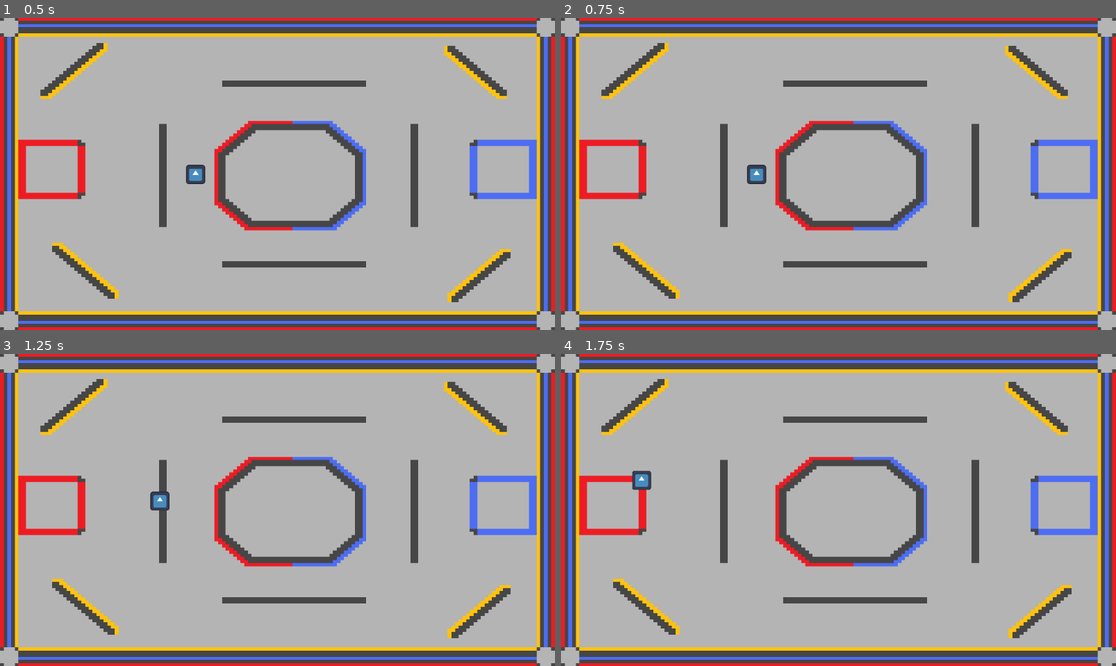
Above: before the commit, frames 1-4 (two rows, left to right).
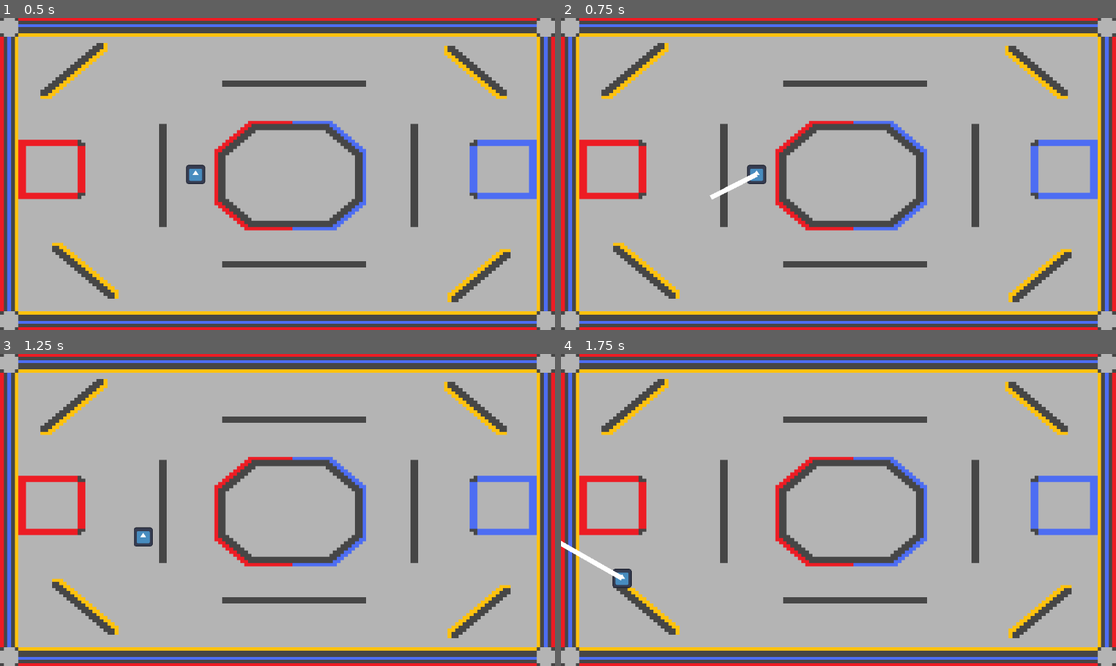
Above: after the commit, the same moments.

Repository: Dffrffcrc/Hackclub-Haven
Game: Godot game, scene res://node_2d.tscn
Same seed, same stepped clock (60 frames per second), same inputs: the game is played once before the commit and once after it. The engine's default icon, where the game draws it, is replaced by a stand-in: a white triangle on a blue panel in a dark square.
Inputs (mouse positions are in pixels of both pictures, inside the frame that each line leads up to):
- Up to frame 1 (0.5 s): no input
- Up to frame 2 (0.75 s): tap Enter at 0.5 s; drag from (755, 174) to (894, 105) at 0.52 s
- Up to frame 3 (1.25 s): no input
- Up to frame 4 (1.75 s): drag from (727, 525) to (810, 572) at 1.27 s

Frame 1 is identical in both runs. In frame 2, 0.1% of the frame differs, in the area x 26-36%, y 49-59%; in frame 3, 0.4%; in frame 4, 0.6%, in the area x 0-17%, y 37-76%.

Commit message:
added bouncing to the object as well as arrows

Diff:
--- a/node_2d.tscn
+++ b/node_2d.tscn
@@ -8,6 +8,9 @@
 size = Vector2(576, 324)
 
 [sub_resource type="CircleShape2D" id="CircleShape2D_cc7gq"]
+
+[sub_resource type="PhysicsMaterial" id="PhysicsMaterial_xx3rc"]
+bounce = 3.0
 
 [node name="Node2D" type="Node2D"]
 
@@ -38,7 +41,9 @@
 [node name="Player2" type="RigidBody2D" parent="."]
 input_pickable = true
 mass = 10.0
+physics_material_override = SubResource("PhysicsMaterial_xx3rc")
 gravity_scale = 0.0
+linear_damp = 1.0
 script = ExtResource("1_kwgtl")
 
 [node name="CollisionShape2D" type="CollisionShape2D" parent="Player2"]
@@ -51,3 +56,5 @@
 position = Vector2(406, 325)
 scale = Vector2(0.30664, 0.30664)
 texture = ExtResource("3_1aaeq")
+
+[node name="AimArrow" type="Line2D" parent="Player2"]
--- a/player_2.gd
+++ b/player_2.gd
@@ -1,44 +1,49 @@
 extends RigidBody2D
 
-@export var launch_power: float = 5.0
+@export var launch_power: float = 20.0
+@export var max_arrow_length: float = 300.0 # Caps how long the line can stretch
 
+@onready var aim_arrow: Line2D = $AimArrow
+@onready var Sprite
 var drag_start: Vector2 = Vector2.ZERO
 var is_dragging: bool = false
 
 func _ready() -> void:
 	freeze = true
+	aim_arrow.position = $Sprite2D.position
+	lock_rotation = true
 
-# This triggers when clicking directly on the ball's collision shape
-func _input_event(_viewport: Viewport, event: InputEvent, _shape_idx: int) -> void:
+	# Ensure the Line2D starts hidden and has 2 points ready
+	aim_arrow.visible = false
+	aim_arrow.clear_points()
+	aim_arrow.add_point(Vector2.ZERO) # Point 0: Center of the RigidBody2D
+	aim_arrow.add_point(Vector2.ZERO) # Point 1: Tip of the aim line
+
+func _input(event: InputEvent) -> void:
 	if (event is InputEventScreenTouch and event.pressed) or \
 	   (event is InputEventMouseButton and event.button_index == MOUSE_BUTTON_LEFT and event.pressed):
-		# Capture the ball's actual current world position right when clicked
-		drag_start = global_position
+		drag_start = event.position
 		is_dragging = true
-		print("Drag Started at: ", drag_start)
 
-func _input(event: InputEvent) -> void:
-	if is_dragging:
-		if event is InputEventScreenDrag or event is InputEventMouseMotion:
-			var current_mouse: Vector2 = get_global_mouse_position()
-			print("Current Mouse: ", current_mouse)
+		# Reset tip to center and show the line
+		aim_arrow.set_point_position(1, Vector2.ZERO)
+		aim_arrow.visible = true
 
-		elif (event is InputEventScreenTouch and not event.pressed) or \
-			 (event is InputEventMouseButton and event.button_index == MOUSE_BUTTON_LEFT and not event.pressed):
-			is_dragging = false
+	elif is_dragging and (event is InputEventScreenDrag or event is InputEventMouseMotion):
+		var current_coords: Vector2 = event.position
+		var drag_vector: Vector2 = drag_start - current_coords
+		var arrow_end: Vector2 = drag_vector.limit_length(max_arrow_length)
+		aim_arrow.set_point_position(1, arrow_end)
 
-			var end_pos: Vector2 = get_global_mouse_position()
-			launch(drag_start, end_pos)
+	elif is_dragging and ((event is InputEventScreenTouch and not event.pressed) or \
+		 (event is InputEventMouseButton and event.button_index == MOUSE_BUTTON_LEFT and not event.pressed)):
+		aim_arrow.position = $Sprite2D.position
+		is_dragging = false
+		aim_arrow.visible = false # Hide the arrow once launched
+		launch(drag_start, event.position)
 
 func launch(start_pos: Vector2, end_pos: Vector2) -> void:
-	# If you want it to launch AWAY from where you pull (classic slingshot style):
 	var drag_vector: Vector2 = start_pos - end_pos
-
-	# If you want it to launch TOWARD where you drag instead, uncomment the line below:
-	# var drag_vector: Vector2 = end_pos - start_pos
-
-	print("--- LAUNCHED ---")
-	print("Drag Vector: ", drag_vector)
 
 	freeze = false
 	apply_central_impulse(drag_vector * launch_power)
--- a/project.godot
+++ b/project.godot
@@ -15,6 +15,10 @@
 config/features=PackedStringArray("4.3", "Mobile")
 config/icon="res://icon.svg"
 
+[dotnet]
+
+project/assembly_name="bounce"
+
 [rendering]
 
 renderer/rendering_method="mobile"
Not shown: 1 places in node_2d.tscn that only renumber resources
